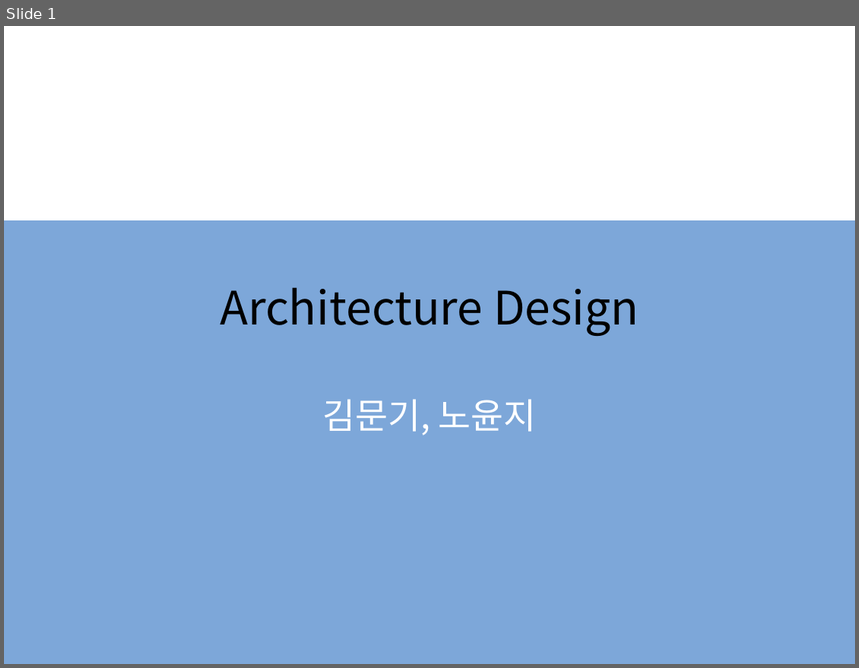
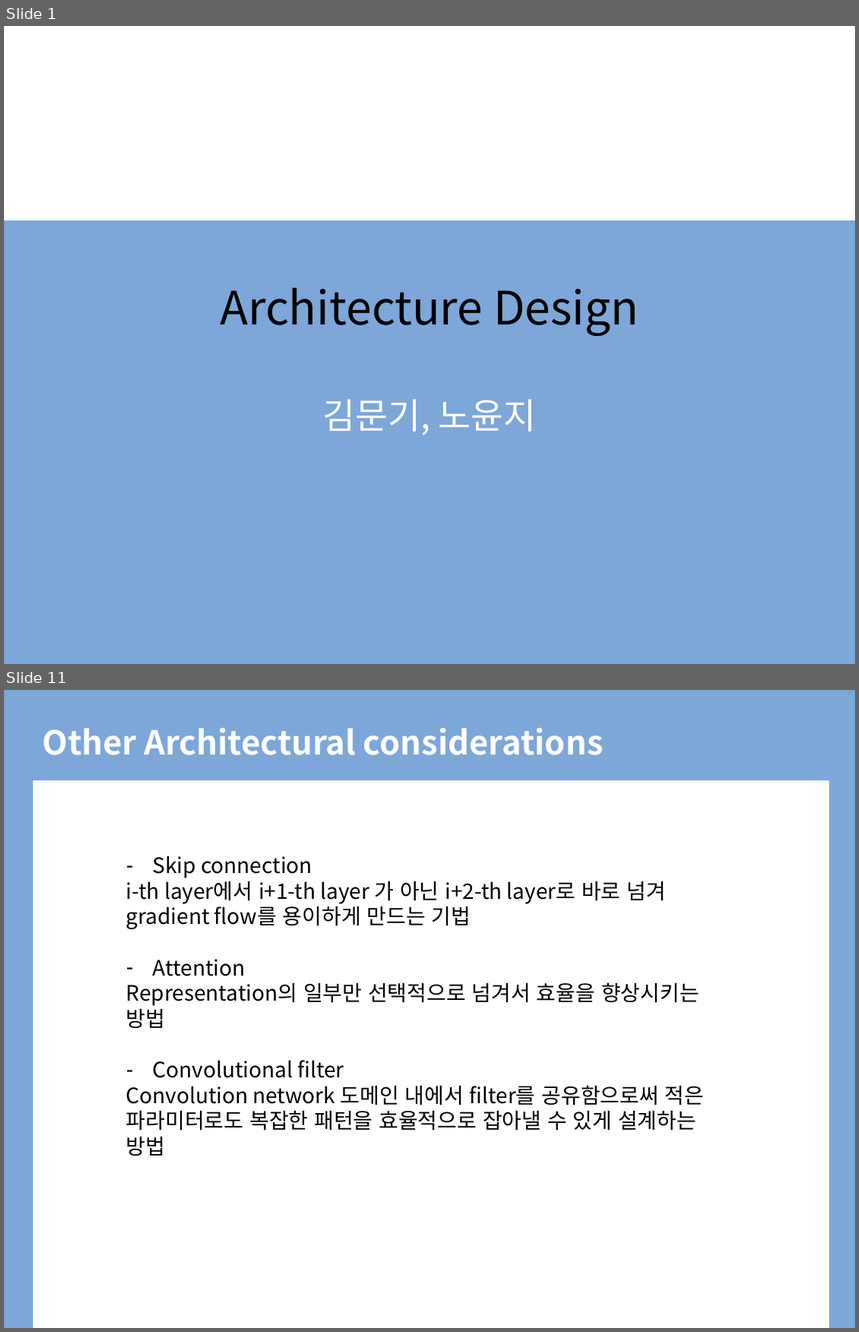
Before and after one commit to BLINK-ONCE/Storage, a slide deck: files/presentation/ppt/6.4 Architecture Design.pptx. Shown one above the other, each under a label of ours: slide 1 before the commit, slides 1 and 11 after it; the slides between them are not shown. The pictures are 859x668 and 859x1332 pixels, drawn with LibreOffice and Linux fonts; fonts in the diff are those of the drawing; background and template pictures are left out. Boxes give left, top, right and bottom in pixels: in the first picture for what was removed or moved away, otherwise in the second. Text is boxed around its words. In the diff, an @@ line names an element or a change of style, - is before the commit and + after.

```diff
--- a/files/presentation/ppt/6.4 Architecture Design.pptx
+++ b/files/presentation/ppt/6.4 Architecture Design.pptx
@@ slide 11 added at [4, 690, 855, 1328], background #FFFFFF @@
@@ rectangle added at [4, 690, 855, 1328], fill #7DA7D9, outline #7DA7D9 1.5 pt @@
@@ title added at [43, 728, 604, 755], 28 pt, text #FFFFFF, bold @@
+Other Architectural considerations
@@ rectangle added at [34, 781, 828, 1328], fill #FFFFFF, outline #FFFFFF 1.5 pt @@
@@ text added at [126, 856, 705, 1156], 18 pt, text #000000 @@
+– Skip connection
+i-th layer에서 i+1-th layer 가 아닌 i+2-th layer로 바로 넘겨 gradient flow를 용이하게 만드는 기법
+– Attention
+Representation의 일부만 선택적으로 넘겨서 효율을 향상시키는 방법
+– Convolutional filter
+Convolution network 도메인 내에서 filter를 공유함으로써 적은 파라미터로도 복잡한 패턴을 효율적으로 잡아낼 수 있게 설계하는 방법
```
Also in this commit, not shown: 6 slides changed, 5 other slides added, 20 slides removed, 1 other file.
